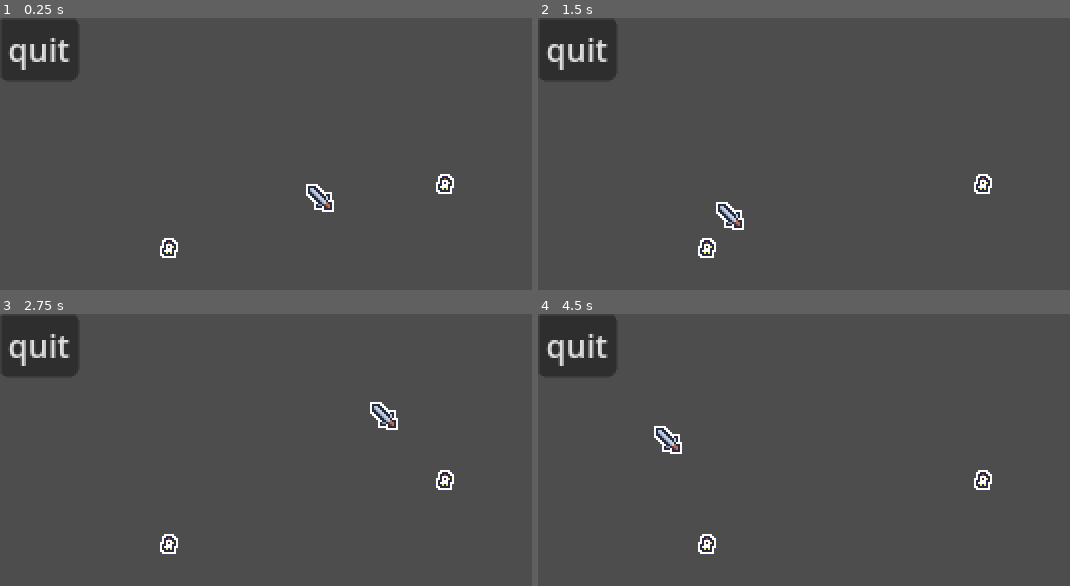
Above: before the commit, frames 1-4 (two rows, left to right).
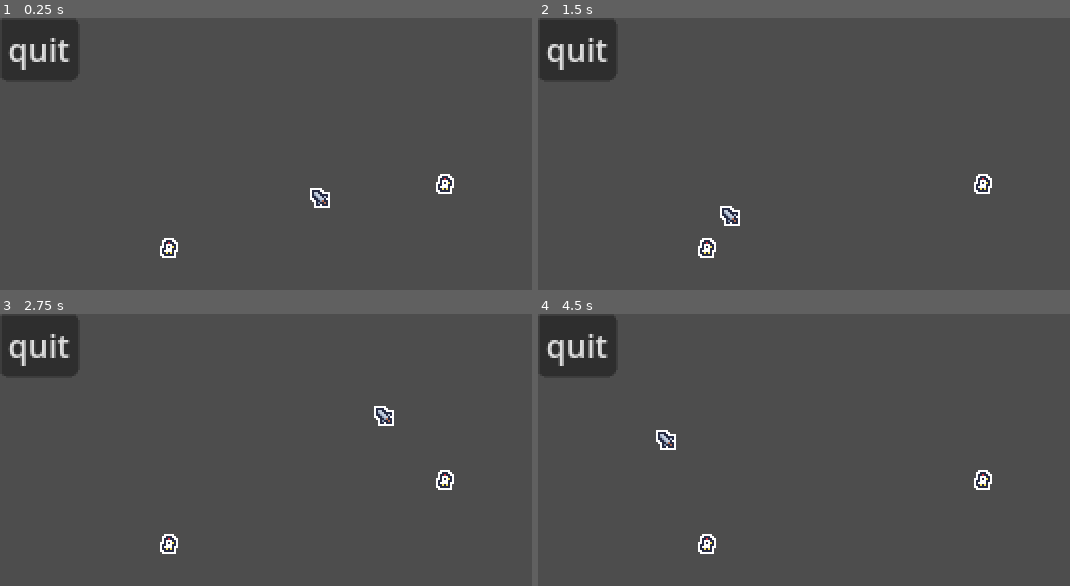
Above: after the commit, the same moments.

Repository: mrbartchak/chicken-incremental-game
Game: Godot game, scene res://core/playground.tscn
Same seed, same stepped clock (60 frames per second), same inputs: the game is played once before the commit and once after it.
Inputs (mouse positions are in pixels of both pictures, inside the frame that each line leads up to):
- Up to frame 1 (0.25 s): no input
- Up to frame 2 (1.5 s): tap Enter at 0.5 s; move the mouse to (1000, 181) at 0.52 s; tap Space at 1.25 s; move the mouse to (729, 216) at 1.27 s
- Up to frame 3 (2.75 s): tap Enter at 2 s; move the mouse to (383, 414) at 2.02 s
- Up to frame 4 (4.5 s): tap Space at 2.75, 4.25 s; move the mouse to (825, 566) at 2.77 s; tap Enter at 3.5 s; move the mouse to (1048, 547) at 3.52 s; move the mouse to (665, 439) at 4.27 s

The runs differ from the first frame. In frame 1, 0.2% of the frame differs, in the area x 57-63%, y 61-72%; in frame 2, 0.2%; in frame 3, 0.2%; in frame 4, 0.3%, in the area x 21-28%, y 41-52%.

Commit message:
sword swangin and hit flash

Diff:
--- a/chickens/chicken.gd
+++ b/chickens/chicken.gd
@@ -9,8 +9,15 @@
 
 func take_damage(amount: int) -> void:
 	health -= amount
+	flash()
 	if health <= 0:
 		die()
 
+func flash() -> void:
+	var flash_time: float = 0.08
+	$Sprite2D.modulate = Color(5, 5, 5,)
+	await get_tree().create_timer(flash_time).timeout
+	$Sprite2D.modulate = Color(1, 1, 1, 1)
+
 func die() -> void:
 	queue_free()
--- a/sword/sword.gd
+++ b/sword/sword.gd
@@ -1,17 +1,33 @@
 class_name Sword
 extends Area2D
 
-var follow_speed: float = 20.0
+var follow_speed: float = 32.0
+@onready var attack_timer: Timer = $AttackTimer
 
 func _ready() -> void:
 	Input.set_mouse_mode(Input.MOUSE_MODE_HIDDEN)
+	attack_timer.timeout.connect(_on_attack_timer_timeout)
 
 func _process(delta):
 	var target := get_global_mouse_position()
 	global_position = global_position.lerp(target, follow_speed * delta)
+
+func _on_attack_timer_timeout() -> void:
+	attack()
+	play_swing()
 
 func attack() -> void:
 	var bodies: Array[Area2D] = get_overlapping_areas()
 	for area: Area2D in bodies:
 		if area.has_method("take_damage"):
 			area.take_damage(1)
+
+func play_swing() -> void:
+	var _swing_scale: Vector2 = Vector2(1.5, 1.5)
+	var swing_time: float = 0.08
+	var swing_rotation: float = deg_to_rad(-60)
+	#$Sprite2D.scale = swing_scale
+	$Sprite2D.rotation = swing_rotation
+	await get_tree().create_timer(swing_time).timeout
+	#$Sprite2D.scale = Vector2.ONE
+	$Sprite2D.rotation = 0.0
--- a/sword/sword.tscn
+++ b/sword/sword.tscn
@@ -1,17 +1,20 @@
 [gd_scene load_steps=4 format=3 uid="uid://dsq368wv1wotj"]
 
 [ext_resource type="Script" uid="uid://cng07upnavh84" path="res://sword/sword.gd" id="1_8ykyu"]
-[ext_resource type="Texture2D" uid="uid://c7d8eb7fj1r2e" path="res://sword/sword.png" id="1_b3h16"]
+[ext_resource type="Texture2D" uid="uid://dwmtnmwi8m35g" path="res://sword/sword_10x10.png" id="2_8ykyu"]
 
 [sub_resource type="CircleShape2D" id="CircleShape2D_ghqvi"]
+radius = 8.0
 
 [node name="Sword" type="Area2D"]
 script = ExtResource("1_8ykyu")
 
 [node name="Sprite2D" type="Sprite2D" parent="."]
-texture = ExtResource("1_b3h16")
+texture = ExtResource("2_8ykyu")
 
 [node name="CollisionShape2D" type="CollisionShape2D" parent="."]
 shape = SubResource("CircleShape2D_ghqvi")
 
 [node name="AttackTimer" type="Timer" parent="."]
+wait_time = 1.5
+autostart = true
Binary file added: sword/sword_10x10.png
Not shown, added: sword/sword_10x10.png.import
